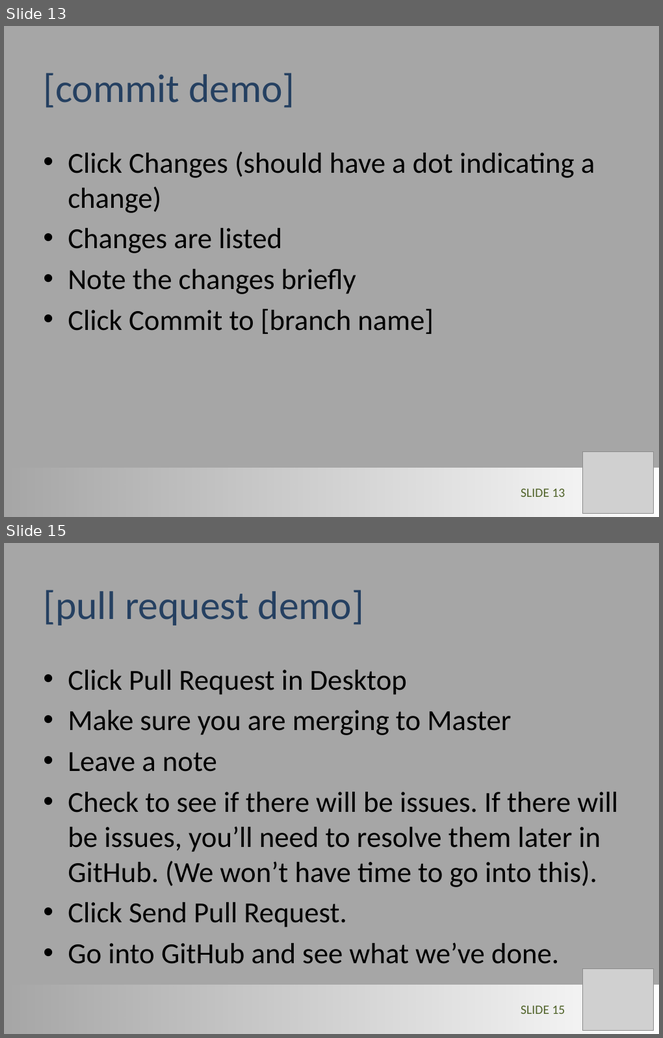
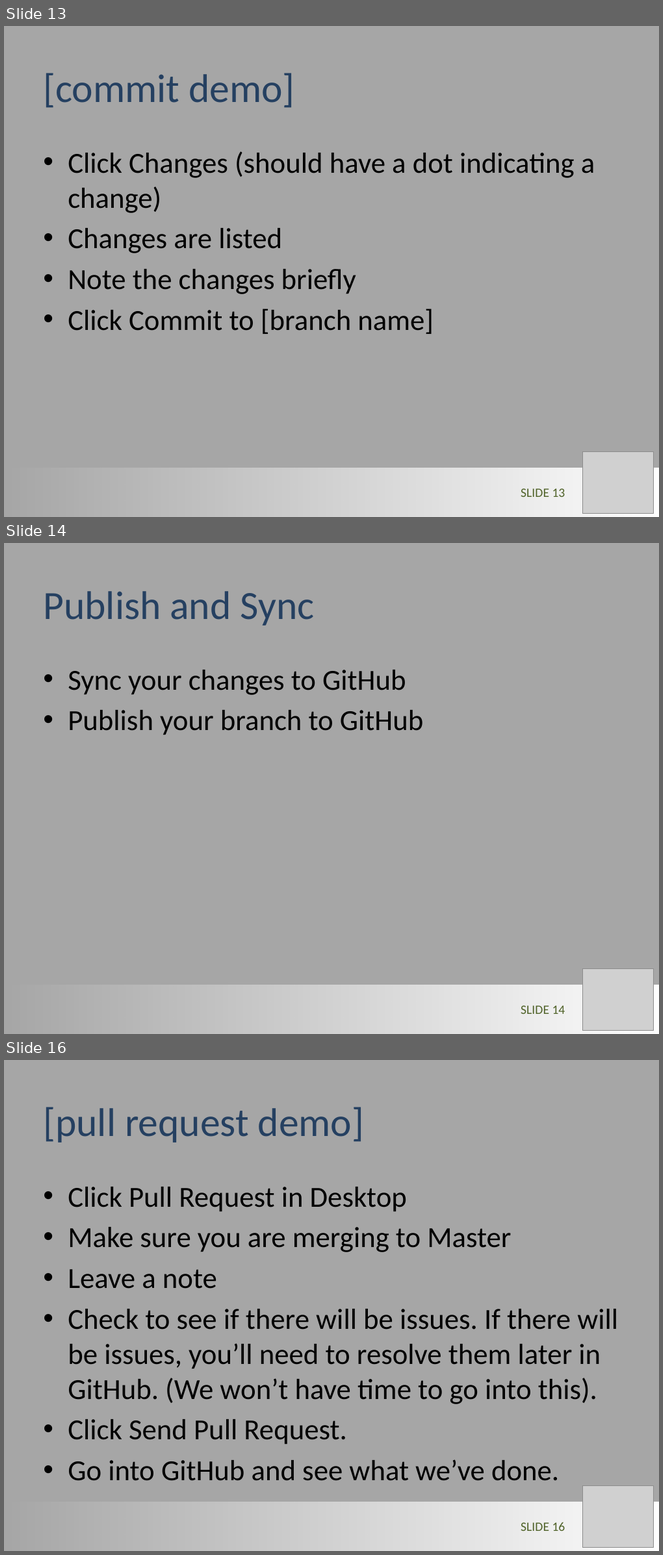
Before and after one commit to LimnoTech/Forum-GitHub, a slide deck: GitHub_Steve.pptx. Shown one above the other, each under a label of ours: slides 13 and 15 before the commit, slides 13, 14 and 16 after it; the slides between them are not shown. The pictures are 663x1038 and 663x1555 pixels, drawn with LibreOffice and Linux fonts; fonts in the diff are those of the drawing; grey boxes stand for pictures. Boxes give left, top, right and bottom in pixels: in the first picture for what was removed or moved away, otherwise in the second. Text is boxed around its words. In the diff, an @@ line names an element or a change of style, - is before the commit and + after.

```diff
--- a/GitHub_Steve.pptx
+++ b/GitHub_Steve.pptx
@@ slide 14 added at [4, 543, 659, 1034], background #A6A6A6 @@
@@ title added at [43, 591, 315, 626], 44 pt, text #254061 @@
+Publish and Sync
@@ text added at [68, 670, 423, 735], 32 pt, text #000000 @@
+• Sync your changes to GitHub
+• Publish your branch to GitHub
@@ picture added at [582, 969, 653, 1031] @@
@@ rectangle added at [4, 985, 659, 1034], fill gradient #FFFFFF @@
@@ page number added at [521, 1006, 566, 1014], 14 pt, text #4F6228 @@
+SLIDE 14
@@ what was slide 15 is now slide 16 @@
@@ page number at [521, 1522, 566, 1531]: text changed @@
-SLIDE 15
+SLIDE 16
```
Also in this commit, not shown: 2 slides changed.
